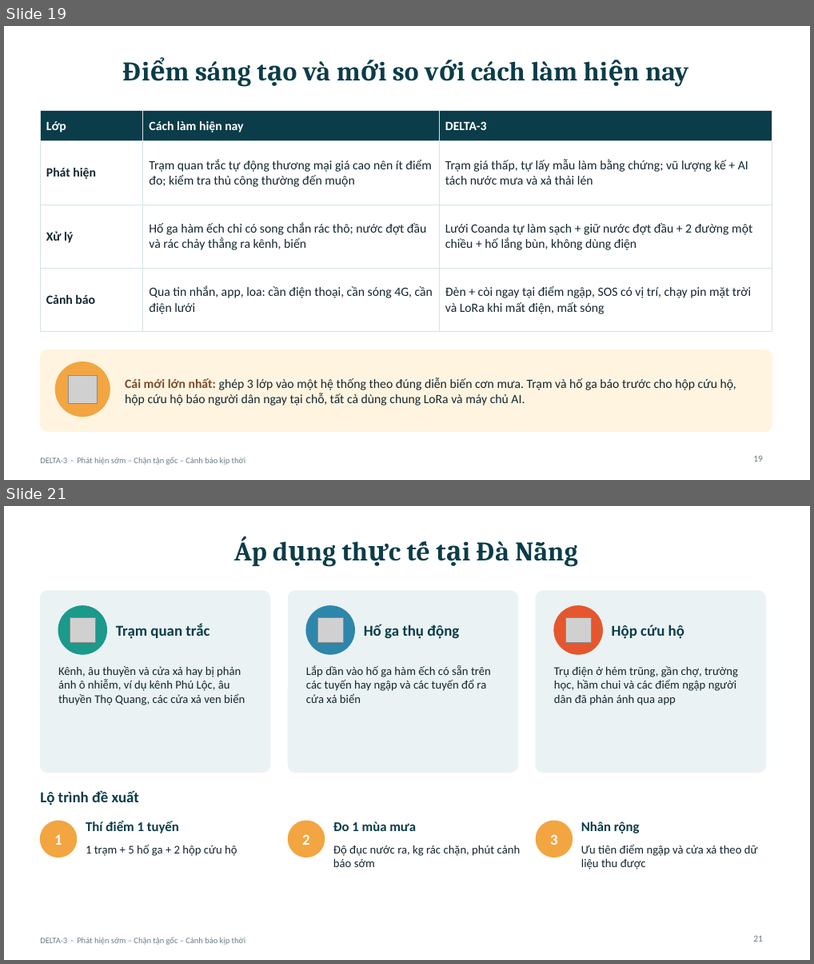
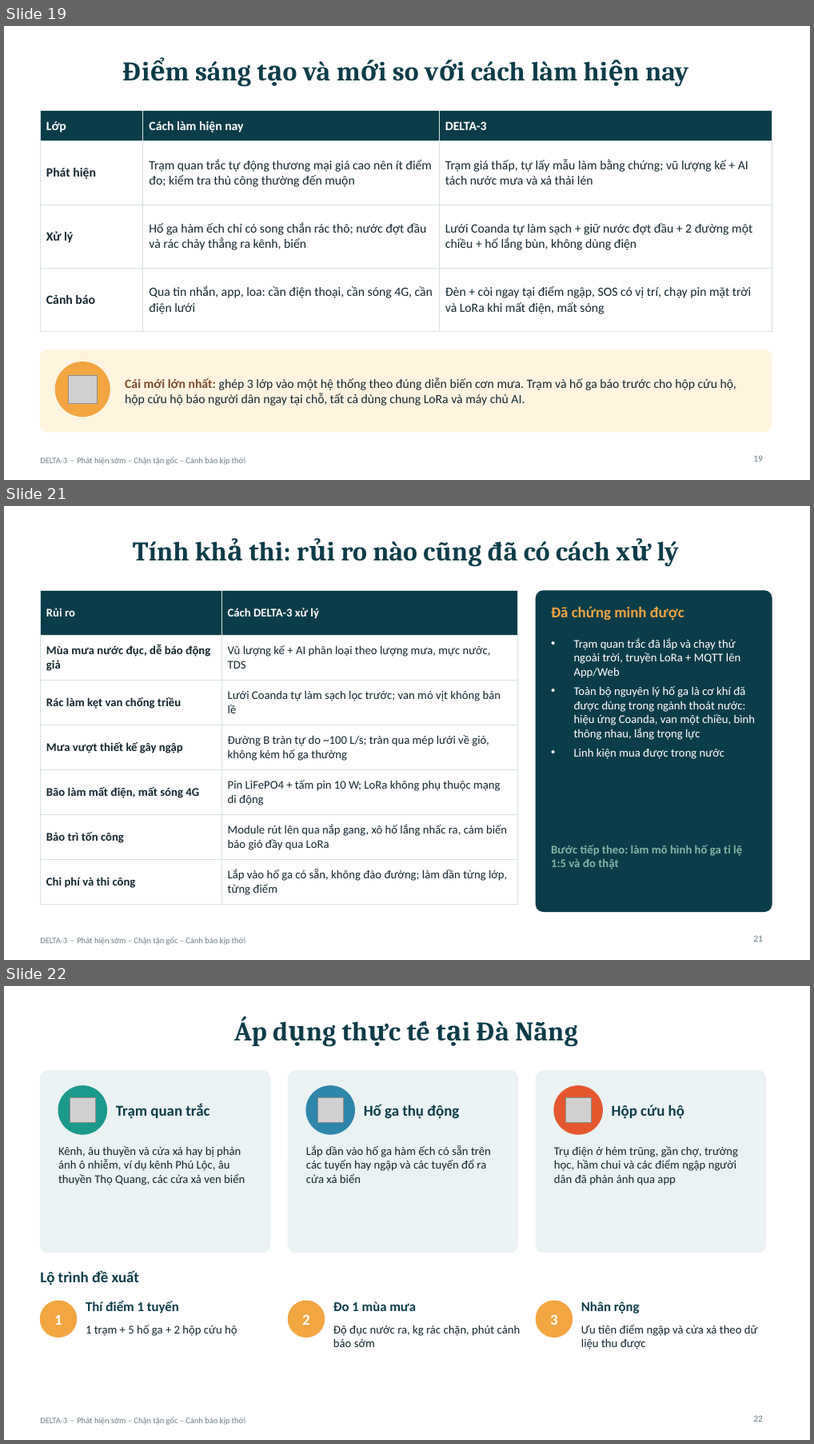
Before and after one commit to CaoLP/Sample-Projects, a slide deck: delta-3/DELTA-3_thuyet_trinh.pptx. Shown one above the other, each under a label of ours: slides 19 and 21 before the commit, slides 19, 21 and 22 after it; the slides between them are not shown. The pictures are 814x964 and 814x1444 pixels, drawn with LibreOffice and Linux fonts; fonts in the diff are those of the drawing; grey boxes stand for pictures. Boxes give left, top, right and bottom in pixels: in the first picture for what was removed or moved away, otherwise in the second. Text is boxed around its words. In the diff, an @@ line names an element or a change of style, - is before the commit and + after.

```diff
--- a/delta-3/DELTA-3_thuyet_trinh.pptx
+++ b/delta-3/DELTA-3_thuyet_trinh.pptx
@@ slide 21 added at [4, 506, 810, 960], background #FFFFFF; not listed: 1 template element that a slide beside it also shows @@
@@ title added at [133, 541, 679, 567], 32 pt, text #0B3C49, bold @@
+Tính khả thi: rủi ro nào cũng đã có cách xử lý
@@ table added at [40, 591, 518, 898], 7 rows, 2 columns @@
+Rủi ro | Cách DELTA-3 xử lý
+Mùa mưa nước đục, dễ báo động giả | Vũ lượng kế + AI phân loại theo lượng mưa, mực nước, TDS
+Rác làm kẹt van chống triều | Lưới Coanda tự làm sạch lọc trước; van mỏ vịt không bản lề
+Mưa vượt thiết kế gây ngập | Đường B tràn tự do ~100 L/s; tràn qua mép lưới về giỏ, không kém hố ga thường
+Bão làm mất điện, mất sóng 4G | Pin LiFePO4 + tấm pin 10 W; LoRa không phụ thuộc mạng di động
+Bảo trì tốn công | Module rút lên qua nắp gang, xô hố lắng nhấc ra, cảm biến báo giỏ đầy qua LoRa
+Chi phí và thi công | Lắp vào hố ga có sẵn, không đào đường; làm dần từng lớp, từng điểm
@@ rounded rectangle added at [536, 591, 772, 912], fill #0B3C49, outline #0B3C49 1 pt @@
@@ text added at [551, 606, 685, 620], 18 pt, text #F2A541, bold @@
+Đã chứng minh được
@@ text added at [574, 638, 756, 759], 14 pt, text #FFFFFF @@
+• Trạm quan trắc đã lắp và chạy thử ngoài trời, truyền LoRa + MQTT lên App/Web
+• Toàn bộ nguyên lý hố ga là cơ khí đã được dùng trong ngành thoát nước: hiệu ứng Coanda, van một chiều, bình thông nhau, lắng trọng lực
+• Linh kiện mua được trong nước
@@ text added at [551, 844, 742, 869], 14 pt, text #7FB7A7, bold @@
+Bước tiếp theo: làm mô hình hố ga tỉ lệ 1:5 và đo thật
@@ page number added at [754, 935, 763, 941], 11 pt, text #6B7F86 @@
+21
@@ what was slide 21 is now slide 22 @@
```
Also in this commit, not shown: 1 slide changed, 5 other files.
